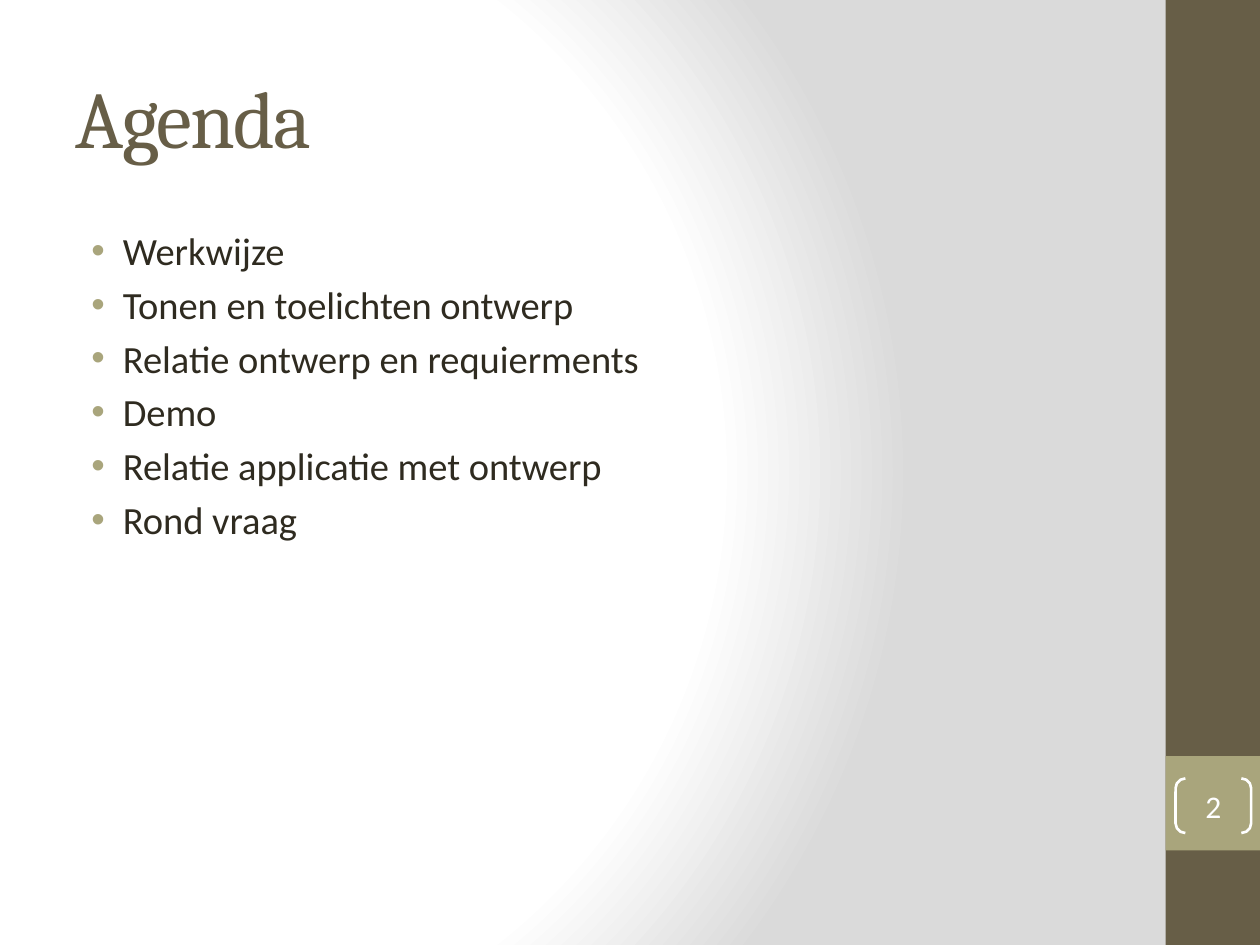
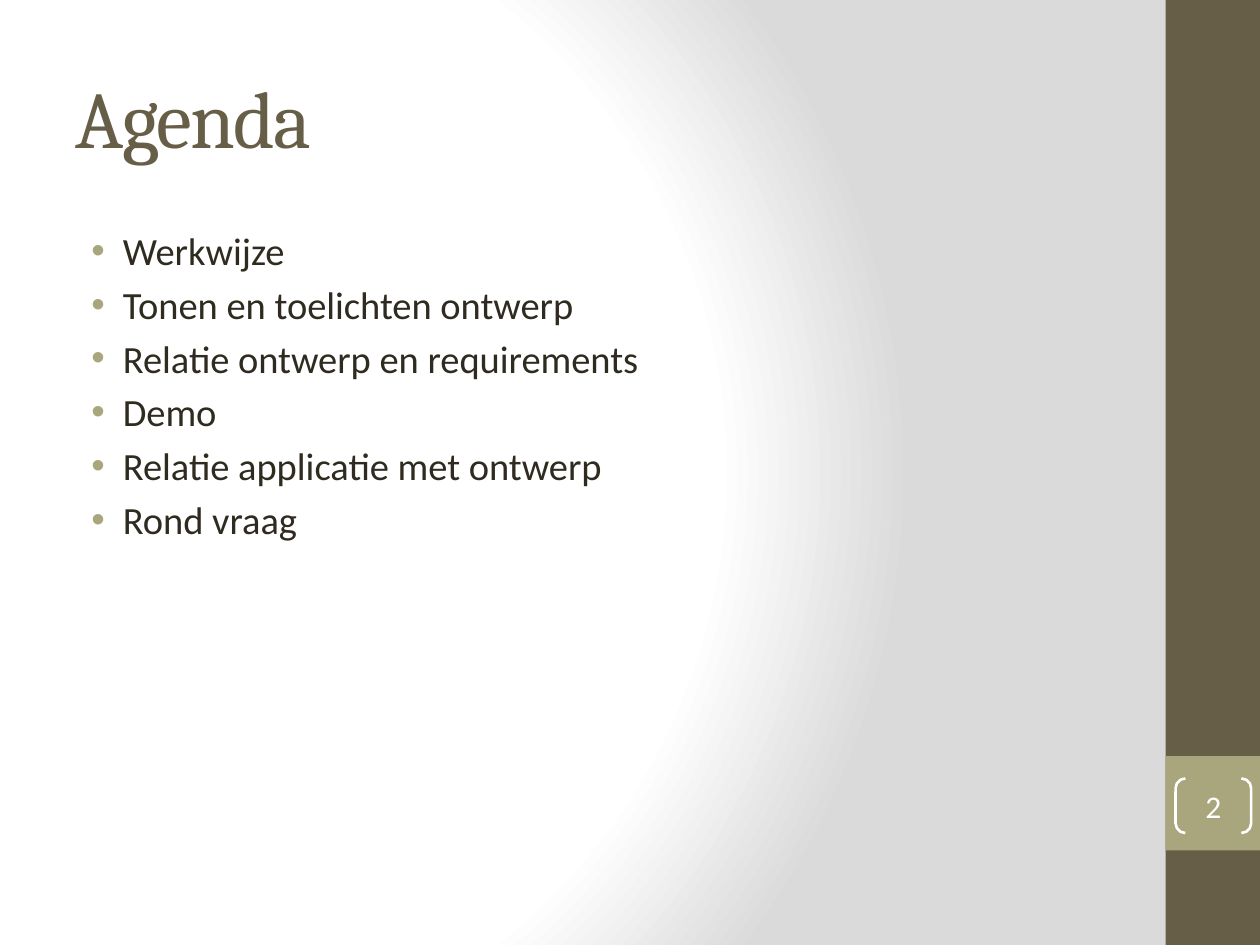
Before and after one commit to patrick1973/life-2, a slide deck: slide 2 of presentatie/Life 2013.pptx. Drawn at 1260x945 pixels with LibreOffice and Linux fonts; fonts in the diff are those of the drawing. Boxes give left, top, right and bottom in pixels: in the first picture for what was removed or moved away, otherwise in the second. Text is boxed around its words. In the diff, an @@ line names an element or a change of style, - is before the commit and + after.

```diff
--- a/presentatie/Life 2013.pptx
+++ b/presentatie/Life 2013.pptx
@@ text at (123,346,639,380): text changed @@
-• Relatie ontwerp en requierments
+• Relatie ontwerp en requirements
```
Also in this commit, not shown: 1 other slide changed, 1 slide added.
